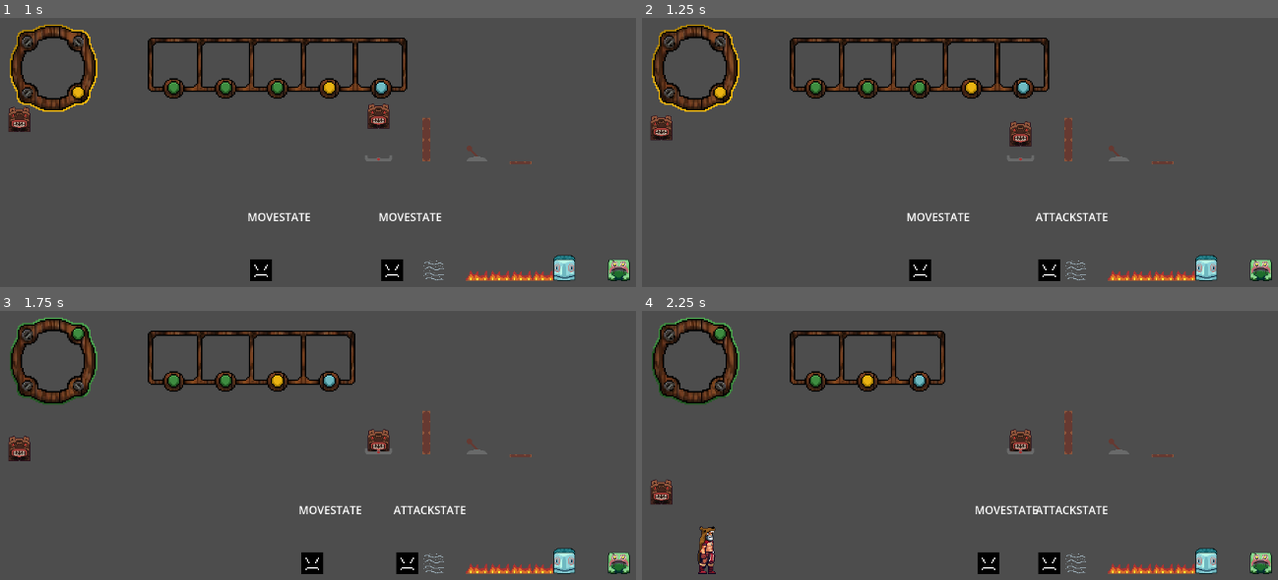
Above: before the commit, frames 1-4 (two rows, left to right).
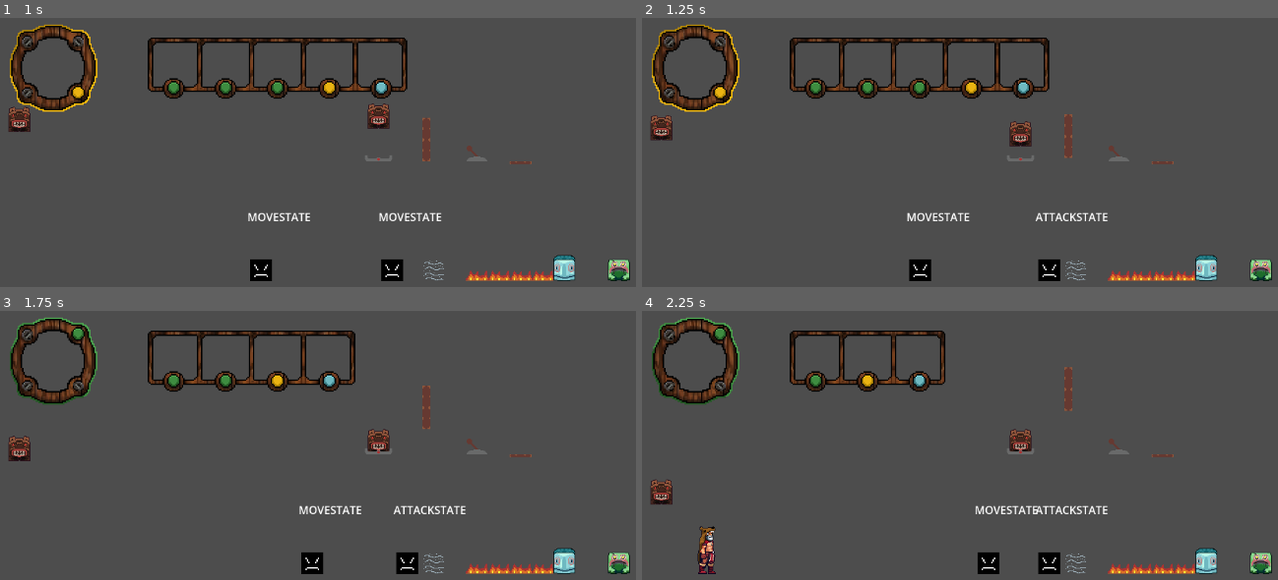
Above: after the commit, the same moments.

Repository: ButterM-40/BlitzWaveStudioGameJam70
Game: Godot game, scene res://Scenes/Tests/TestingCode.tscn
Two runs of this game, one before a commit and one after it. Both use one fixed random seed, a clock stepped at 60 frames per second and the inputs below. The engine's default icon, where the game draws it, is replaced by a stand-in: a white triangle on a blue panel in a dark square.
Inputs:
- Up to frame 1 (1 s): hold A (Right) from 0.53 s (still down); tap Space (Switch) at 0.6 s; tap W (Jump) at 0.77 s
- Up to frame 2 (1.25 s): keep holding A (Right)
- Up to frame 3 (1.75 s): keep holding A (Right); tap Space (Switch) at 1.35 s; tap W (Jump) at 1.52 s
- Up to frame 4 (2.25 s): release A (Right) at 2.03 s; hold D (Left) from 2.03 s (still down); tap Space (Switch) at 2.1 s

Frame 1 is identical in both runs. In frame 2, less than 0.1% of the frame differs, in the area x 66-68%, y 35-54%; in frame 3, 0.2%; in frame 4, 0.4%, in the area x 66-68%, y 20-54%.
Error before the commit: Invalid access to property or key 'type' on a base object of type 'RigidBody2D (BearTotem)'. (res://Scripts/altar.gd:7)

Commit message:
merge fix

Diff:
--- a/Scripts/Totems/bear_totem.gd
+++ b/Scripts/Totems/bear_totem.gd
@@ -1,2 +1,4 @@
 extends Totem
 class_name BearTotem
+
+var type: Constants.TotemType = Constants.TotemType.BEAR
--- a/Scripts/Totems/frog_totem.gd
+++ b/Scripts/Totems/frog_totem.gd
@@ -1,2 +1,4 @@
 extends Totem
 class_name FrogTotem
+
+var type: Constants.TotemType = Constants.TotemType.FROG
--- a/Scripts/Totems/owl_totem.gd
+++ b/Scripts/Totems/owl_totem.gd
@@ -1,2 +1,4 @@
 extends Totem
 class_name OwlTotem
+
+var type: Constants.TotemType = Constants.TotemType.OWL
--- a/Scripts/Totems/turtle_totem.gd
+++ b/Scripts/Totems/turtle_totem.gd
@@ -1,2 +1,4 @@
 extends Totem
 class_name TurtleTotem
+
+var type: Constants.TotemType = Constants.TotemType.TURTLE
Not shown: 1 places in Art/owl_animations.tres that only renumber resources
